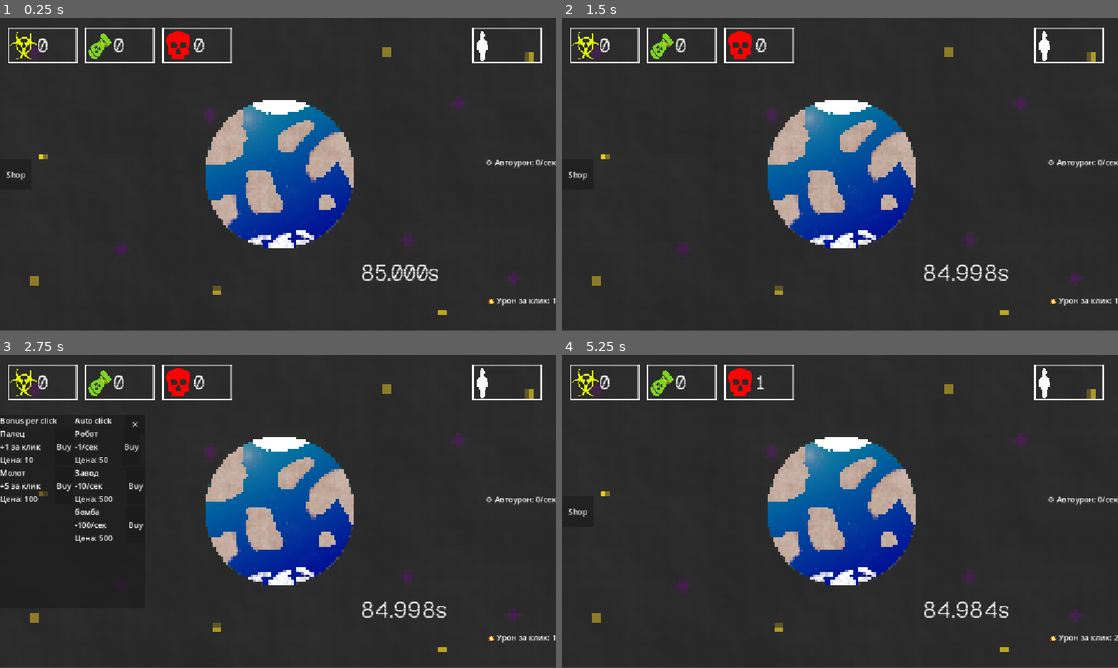
Above: before the commit, frames 1-4 (two rows, left to right).
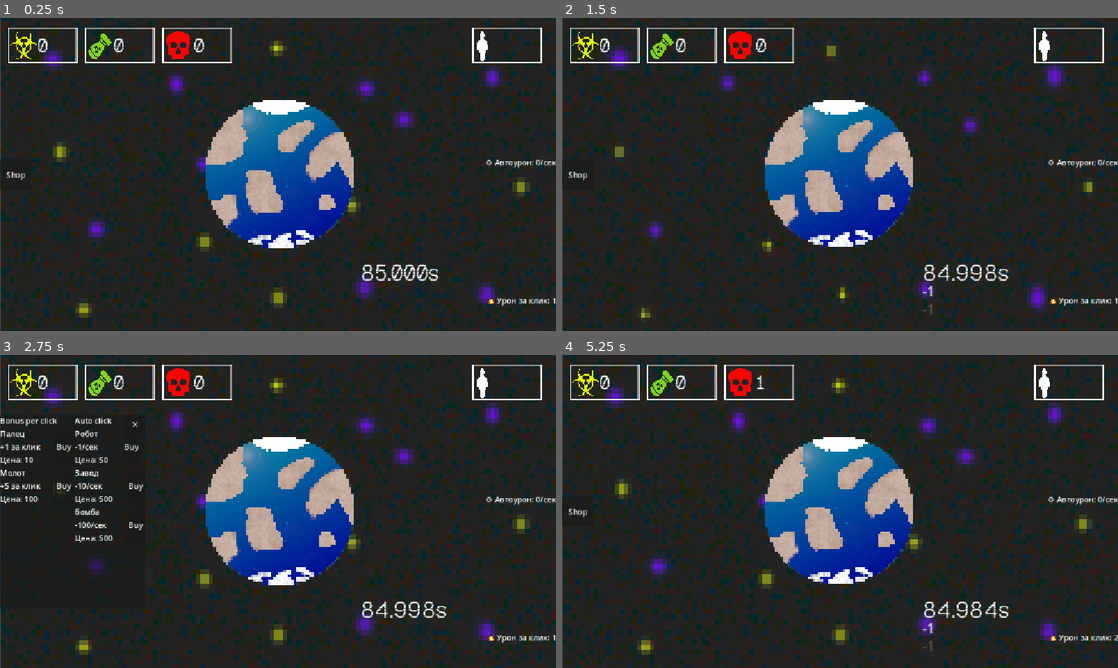
Above: after the commit, the same moments.

Repository: KvoERR/count-down-game
Game: Godot game, scene res://main.tscn
The game is run twice, just before and just after one commit, with the same random seed, the same clock (stepped at 60 frames per second) and the same inputs.
Inputs (mouse positions are in pixels of both pictures, inside the frame that each line leads up to):
- Up to frame 1 (0.25 s): no input
- Up to frame 2 (1.5 s): click (845, 174) at 0.52 s; click (845, 174) at 1.27 s
- Up to frame 3 (2.75 s): click "Shop" at 2 s
- Up to frame 4 (5.25 s): click "Buy" at 2.75 s; click "✕" at 3.5 s; click (845, 511) at 4.27 s; click (845, 511) at 5.02 s

The runs differ from the first frame. In frame 1, 19% of the frame differs, in the area x 0-100%, y 0-100%; in frame 2, 20%; in frame 3, 16%; in frame 4, 20%.

Commit message:
Анимации

Diff:
--- /dev/null
+++ b/earth.gd
@@ -0,0 +1,20 @@
+extends Button
+
+func _ready():
+	pressed.connect(_on_pressed)
+
+func _on_pressed():
+	var tween = create_tween()
+	tween.set_parallel(true)  # Все анимации одновременно
+
+	# Сжимаем кнопку
+	tween.tween_property(self, "scale", Vector2(0.85, 0.85), 0.08)
+
+	# Легкое смещение влево-вправо (дергание)
+	tween.tween_property(self, "position:x", position.x - 5, 0.05)
+
+	# Возврат
+	var tween2 = create_tween()
+	tween2.set_trans(Tween.TRANS_BOUNCE)
+	tween2.tween_property(self, "scale", Vector2(1.0, 1.0), 0.2)
+	tween2.tween_property(self, "position:x", position.x, 0.15)
--- a/game.gd
+++ b/game.gd
@@ -1,4 +1,7 @@
 extends Node
+
+@onready var earth = $Earth
+@onready var label = $CounterLabel
 
 signal bonus_achieved(amount)
 
@@ -13,24 +16,23 @@
 
 func click():
 	clicks -= click_power
-
+	create_floating_number(label.global_position)
 	if clicks <= bonus_level:
-		bonus_achieved.emit(resource_coef)
-		bonus_level -= bonus_delta
+		while bonus_level>clicks:
+			bonus_achieved.emit(resource_coef)
+			bonus_level -= bonus_delta
 
 	if clicks < 0:
 		clicks = 0
 
+func auto_click():
+	clicks += auto_clicks
+	if clicks < 0:
+		clicks = 0
 
 func tick(time_to_click):
 	clicks += int(time_to_click)
 
-	if clicks < 0:
-		clicks = 0
-
-
-func auto_tick():
-	clicks += auto_clicks
 	if clicks < 0:
 		clicks = 0
 
@@ -46,3 +48,22 @@
 		auto_clicks += data.value
 
 	return true
+
+func create_floating_number(position):
+	# Создаем временную надпись
+	var label = Label.new()
+	label.text = "-1"
+	label.add_theme_font_size_override("font_size", 28)
+
+	# Позиционируем
+	label.global_position = position + Vector2(0, 40)
+	label.z_index = 100
+
+	# Добавляем на сцену
+	get_tree().current_scene.add_child(label)
+
+	# Анимация
+	var tween = create_tween()
+	tween.parallel().tween_property(label, "position:y", position.y + 100, 1.2)
+	tween.parallel().tween_property(label, "modulate:a", 0, 1.2)
+	tween.tween_callback(label.queue_free)
--- a/interface.gd
+++ b/interface.gd
@@ -10,20 +10,48 @@
 
 func add_resource(coef):
 	var type = randi_range(1, 3)
-	print("Тип ресурса: ", type)
+	var amount = int(coef * randi_range(1, 9))
 
-	var amount = int(coef * randi_range(1, 9))
-	print("Количество: ", amount)
+	if amount>0:
 
-	if type == 1:
-		waste_count += amount
-		waste.text = str(waste_count)
-		print("Добавлен ресурс WASTE: ", waste_count)
-	elif type == 2:
-		war_count += amount
-		war.text = str(war_count)
-		print("Добавлен ресурс WAR: ", war_count)
-	elif type == 3:
-		death_count += amount
-		death.text = str(death_count)
-		print("Добавлен ресурс DEATH: ", death_count)
+		var type_name = ""
+		var label = null
+
+		if type == 1:
+			waste_count += amount
+			waste.text = str(waste_count)
+			type_name = "🗑️"
+			label = waste
+		elif type == 2:
+			war_count += amount
+			war.text = str(war_count)
+			type_name = "⚔️"
+			label = war
+		elif type == 3:
+			death_count += amount
+			death.text = str(death_count)
+			type_name = "💀"
+			label = death
+
+		# Создаем всплывающее число
+		create_floating_number(label.global_position, "+" + str(amount), type_name)
+
+func create_floating_number(position, number_text, icon):
+	# Создаем временную надпись
+	var label = Label.new()
+	label.text = icon + " " + number_text
+	label.add_theme_font_size_override("font_size", 28)
+	label.add_theme_color_override("font_color", Color(1, 1, 0, 1))  # Желтый
+
+	# Позиционируем
+	label.global_position = position - Vector2(40, 0)
+	label.z_index = 100  # Поверх всего
+
+	# Добавляем на сцену
+	get_tree().current_scene.add_child(label)
+
+	# Анимация
+	var tween = create_tween()
+	tween.parallel().tween_property(label, "position:y", position.y - 100, 1.2)
+	tween.parallel().tween_property(label, "modulate:a", 0, 1.2)
+	tween.tween_callback(label.queue_free)
--- a/main.gd
+++ b/main.gd
@@ -13,7 +13,10 @@
 
 @onready var shop_button = $Game/ShopButton
 
+@onready var animated_bg = $Background
+
 func _ready():
+	animated_bg.play("default")
 	timer.start()
 	timer.timeout.connect(_on_timer_timeout)
 	auto_timer.timeout.connect(_on_auto_timer_timeout)
@@ -22,9 +25,7 @@
 
 	shop.upgrade_buy.connect(_on_upgrade_buy)
 
-
 	update_ui()
-
 
 func _on_click_button_pressed():
 	game.click()
@@ -37,7 +38,8 @@
 
 
 func _on_auto_timer_timeout():
-	game.auto_tick()
+	game.auto_click()
+
 	update_ui()
 
 func _on_bonus_achieved(amount):
@@ -66,7 +68,6 @@
 	shop_button.visible = false
 	$Shop/ShopPanel.visible = true
 
-
 func _on_close_button_pressed():
 	$Shop/ShopPanel.visible = false
 	shop_button.visible = true
--- a/main.tscn
+++ b/main.tscn
@@ -1,13 +1,45 @@
-[gd_scene load_steps=14 format=3 uid="uid://bjn4naudn08u5"]
+[gd_scene load_steps=21 format=3 uid="uid://bjn4naudn08u5"]
 
 [ext_resource type="Script" uid="uid://bn011qiu3e508" path="res://main.gd" id="1_ig7tw"]
 [ext_resource type="Script" uid="uid://dhosukvltmdbj" path="res://shop.gd" id="2_0xm2m"]
 [ext_resource type="Script" uid="uid://gw0x024sn0p1" path="res://game.gd" id="2_h2yge"]
 [ext_resource type="FontFile" uid="uid://b3emhib22rg6s" path="res://assets/font/GeistPixel-Regular-VariableFont_ELSH.ttf" id="4_7mycd"]
 [ext_resource type="Texture2D" uid="uid://drjqrhoxmabvg" path="res://assets/img/earth.png" id="5_272bh"]
-[ext_resource type="Texture2D" uid="uid://bxldgwnejwu4q" path="res://assets/img/fon.png" id="6_5vw27"]
+[ext_resource type="Texture2D" uid="uid://dlxvxxgr02swu" path="res://assets/img/fon/1.png" id="6_4c57u"]
 [ext_resource type="Script" uid="uid://c01ypfe1ec85j" path="res://interface.gd" id="7_5vw27"]
 [ext_resource type="Texture2D" uid="uid://di47h1m717it4" path="res://assets/img/interface.png" id="7_272bh"]
+[ext_resource type="Texture2D" uid="uid://dcamkvfqpxgyg" path="res://assets/img/fon/2.png" id="7_efxa6"]
+[ext_resource type="Texture2D" uid="uid://gv4eo2wla521" path="res://assets/img/fon/3.png" id="8_dg77c"]
+[ext_resource type="Texture2D" uid="uid://diu8k8txtdt4x" path="res://assets/img/fon/4.png" id="9_dg77c"]
+[ext_resource type="Texture2D" uid="uid://drlmo0m2u1xec" path="res://assets/img/fon/5.png" id="10_ycdy4"]
+[ext_resource type="Script" uid="uid://ko6pfgemch4q" path="res://earth.gd" id="11_ycdy4"]
+
+[sub_resource type="SpriteFrames" id="SpriteFrames_ycdy4"]
+animations = [{
+"frames": [{
+"duration": 1.0,
+"texture": ExtResource("6_4c57u")
+}, {
+"duration": 1.0,
+"texture": ExtResource("7_efxa6")
+}, {
+"duration": 1.0,
+"texture": ExtResource("8_dg77c")
+}, {
+"duration": 1.0,
+"texture": ExtResource("9_dg77c")
+}, {
+"duration": 1.0,
+"texture": ExtResource("10_ycdy4")
+}],
+"loop": true,
+"name": &"default",
+"speed": 20.0
+}]
+
+[sub_resource type="GDScript" id="GDScript_dg77c"]
+script/source = "extends AnimatedSprite2D
+"
 
 [sub_resource type="StyleBoxEmpty" id="StyleBoxEmpty_kek77"]
 
@@ -27,6 +59,17 @@
 grow_horizontal = 2
 grow_vertical = 2
 script = ExtResource("1_ig7tw")
+
+[node name="Background" type="AnimatedSprite2D" parent="."]
+z_index = -1
+texture_filter = 1
+position = Vector2(576.5, 329)
+scale = Vector2(8.9765625, 10.40625)
+sprite_frames = SubResource("SpriteFrames_ycdy4")
+frame = 4
+frame_progress = 0.20609315
+speed_scale = 0.5
+script = SubResource("GDScript_dg77c")
 
 [node name="Shop" type="Node" parent="."]
 script = ExtResource("2_0xm2m")
@@ -97,7 +140,7 @@
 theme_override_font_sizes/font_size = 45
 text = "Клики: 0"
 
-[node name="ClickButton" type="Button" parent="Game"]
+[node name="Earth" type="Button" parent="Game"]
 texture_filter = 1
 clip_contents = true
 anchors_preset = 8
@@ -119,6 +162,7 @@
 icon = ExtResource("5_272bh")
 flat = true
 expand_icon = true
+script = ExtResource("11_ycdy4")
 
 [node name="AutoClickTimer" type="Timer" parent="Game"]
 autostart = true
@@ -135,14 +179,6 @@
 
 [node name="Timer" type="Timer" parent="Game"]
 wait_time = 10.0
-
-[node name="Background" type="TextureRect" parent="Game"]
-z_index = -1
-texture_filter = 1
-offset_right = 1151.0
-offset_bottom = 645.0
-mouse_filter = 2
-texture = ExtResource("6_5vw27")
 
 [node name="ClickStats" type="Label" parent="Game"]
 anchors_preset = 3
@@ -230,6 +266,6 @@
 texture = ExtResource("7_272bh")
 
 [connection signal="pressed" from="Shop/ShopPanel/CloseButton" to="." method="_on_close_button_pressed"]
-[connection signal="pressed" from="Game/ClickButton" to="." method="_on_click_button_pressed"]
+[connection signal="pressed" from="Game/Earth" to="." method="_on_click_button_pressed"]
 [connection signal="timeout" from="Game/AutoClickTimer" to="." method="_on_auto_click_timer_timeout"]
 [connection signal="pressed" from="Game/ShopButton" to="." method="_on_shop_button_pressed"]
Binary file added: assets/img/fon/1.png
Not shown, added: assets/img/fon/1.png.import
Binary file added: assets/img/fon/2.png
Not shown, added: assets/img/fon/2.png.import
Binary file added: assets/img/fon/3.png
Not shown, added: assets/img/fon/3.png.import
Binary file added: assets/img/fon/4.png
Not shown, added: assets/img/fon/4.png.import
Binary file added: assets/img/fon/5.png
Not shown, added: assets/img/fon/5.png.import
Not shown, added: earth.gd.uid
Not shown, added: assets/fon.xcf
